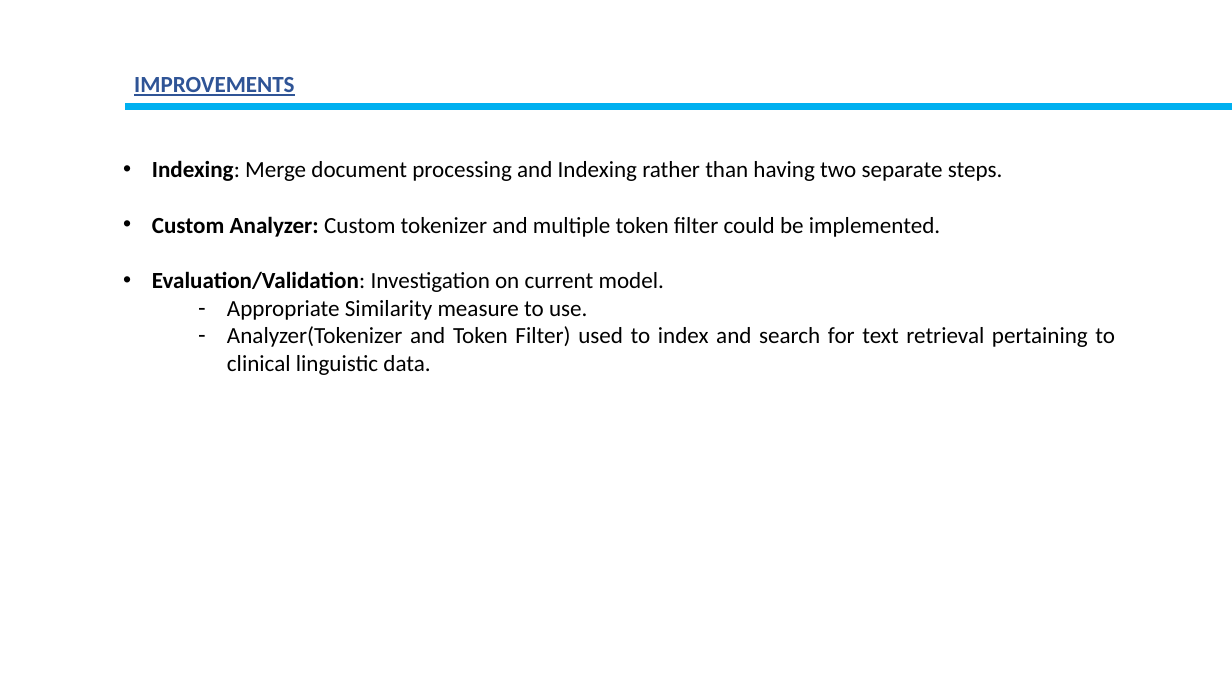
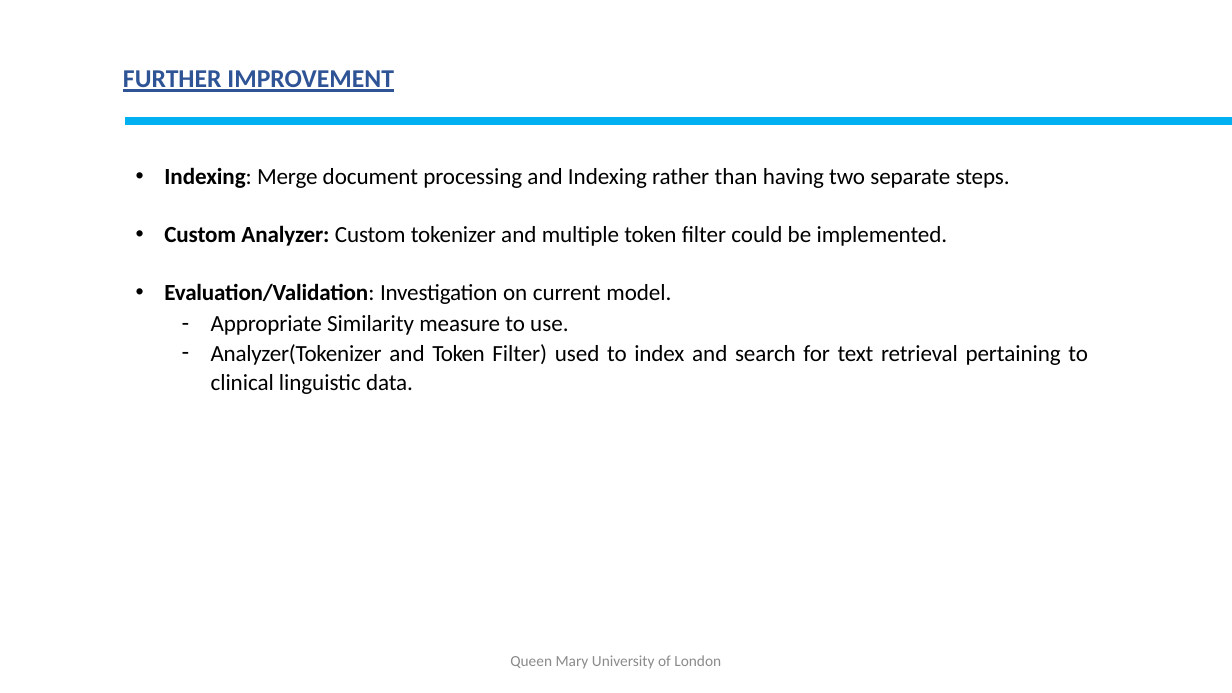
Before and after one commit to bineeta-maker/SearchEngineProject, a slide deck: slide 12 of data/Group51_Assg3_SearchEngineImpl.pptx (slide 10 before the commit). Drawn at 1232x693 pixels with LibreOffice and Linux fonts; fonts in the diff are those of the drawing. Boxes give left, top, right and bottom in pixels: in the first picture for what was removed or moved away, otherwise in the second. Text is boxed around its words. In the diff, an @@ line names an element or a change of style, - is before the commit and + after.

```diff
--- a/data/Group51_Assg3_SearchEngineImpl.pptx
+++ b/data/Group51_Assg3_SearchEngineImpl.pptx
@@ text added at (123, 70, 394, 92), 20 pt, text #2F5496, bold, underline @@
+FURTHER IMPROVEMENT
@@ text removed at (134, 77, 294, 96) @@
-IMPROVEMENTS
@@ line moved from (1232, 106) - (125, 106) to (1232, 121) - (125, 121) @@
@@ text "Indexing: Merge document processing and ...": place and size @@
-text "Indexing: Merge document processing and ..." at (152, 160, 1115, 375)
+text "Indexing: Merge document processing and ..." at (164, 167, 1088, 394)
@@ text "Indexing: Merge document processing and ..." at (164, 167, 1088, 394): letter spacing 0 to -0.1 pt in "Indexing: Merge document processing Indexing rather having ...", "Custom Analyzer: Custom tokenizer multiple filter could ...", "Evaluation/Validation: Investigation on current model.", "Appropriate Similarity measure to" and 1 more places; letter spacing 0 to -0.2 pt in "token", "Analyzer(Tokenizer"; letter spacing 0 to -0.5 pt in "Token"; indent changed; more space between paragraphs; alignment justified to left; list level 3 to 2 in "Appropriate Similarity measure to use."; list level 3 to 2 in "Analyzer(Tokenizer and Token Filter) used ..."; line spacing 1 to 1.06 @@
@@ text added at (510, 655, 721, 669), 12 pt, text #8C8C8C @@
+Queen Mary University of London
```
Also in this commit, not shown: 4 other slides changed, 2 slides added, 1 other file.
